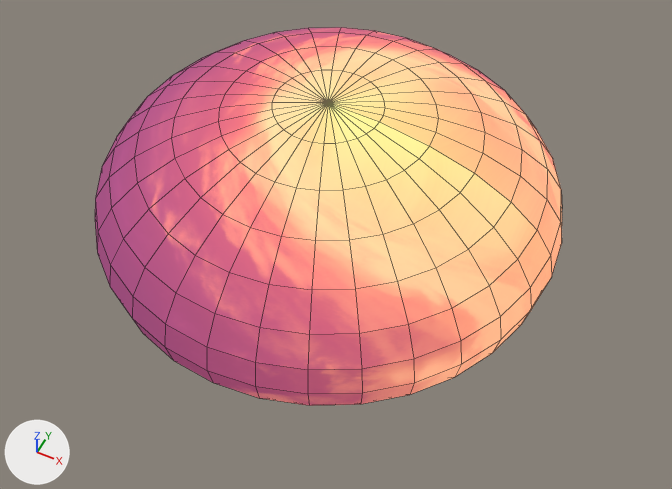
What one commit did to the Blender file RedFortress2/MultiPassRendering/res/model/stage-select4/world4.blend.
Before and after are seen from a camera (50 mm lens) standing at (93.5, -182.1, 211.0) and looking at (5.9, -7.0, -8.0). Lighting does not change. The marker at lower left points along +X, +Y and +Z. The older version comes first. Mesh edges are drawn as thin lines.

Objects in the first picture: 'RF4_DawnSky'.
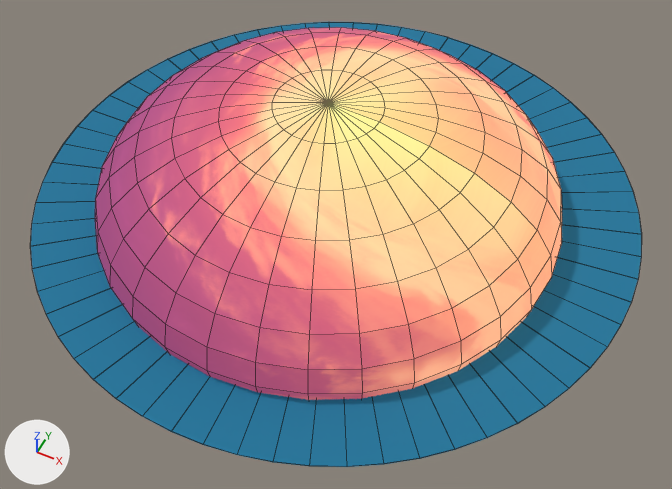
Pixel boxes (x1, y1, x2, y2) of what changed, in the pictures (672 x 489 px):
'RF4_Ocean', reshaped, moved (not visible before)
    after: (30, 22, 642, 467)

Edits to the bpy script that builds the scene:
```text
Change me_rf4_oceanmesh:
    used by ob_rf4_ocean; location = (0.0, 0.0, 0.0)
    remove me_rf4_oceanmesh.from_pydata(...)  # 8 vertices, 6 faces; spans x -42.0..42.0, y -23.0..34.0, z -1.2..-0.2
    add me_rf4_oceanmesh.from_pydata(...)  # 130 vertices, 192 faces; spans x -95.0..95.0, y -95.0..95.0, z -0.1..0.1
    me_rf4_oceanmesh part 1: the whole mesh is rebuilt
Change ob_rf4_ocean:
    ob_rf4_ocean.location: (0.0, 0.0, 0.0) -> (0.0, 5.0, -0.2)
```
